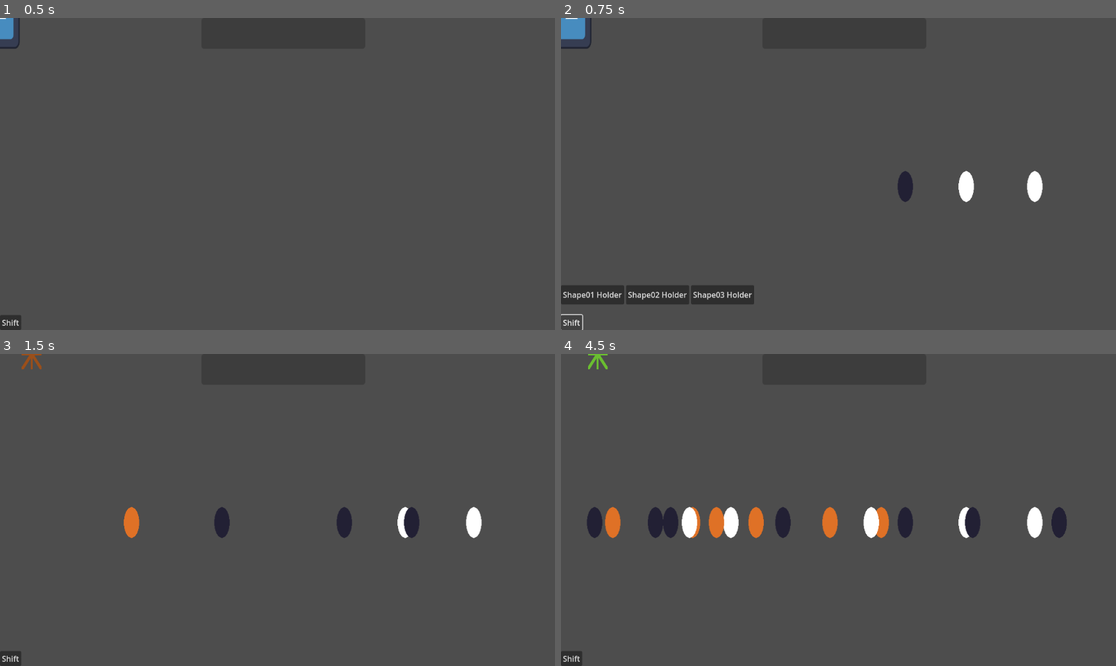
Above: before the commit, frames 1-4 (two rows, left to right).
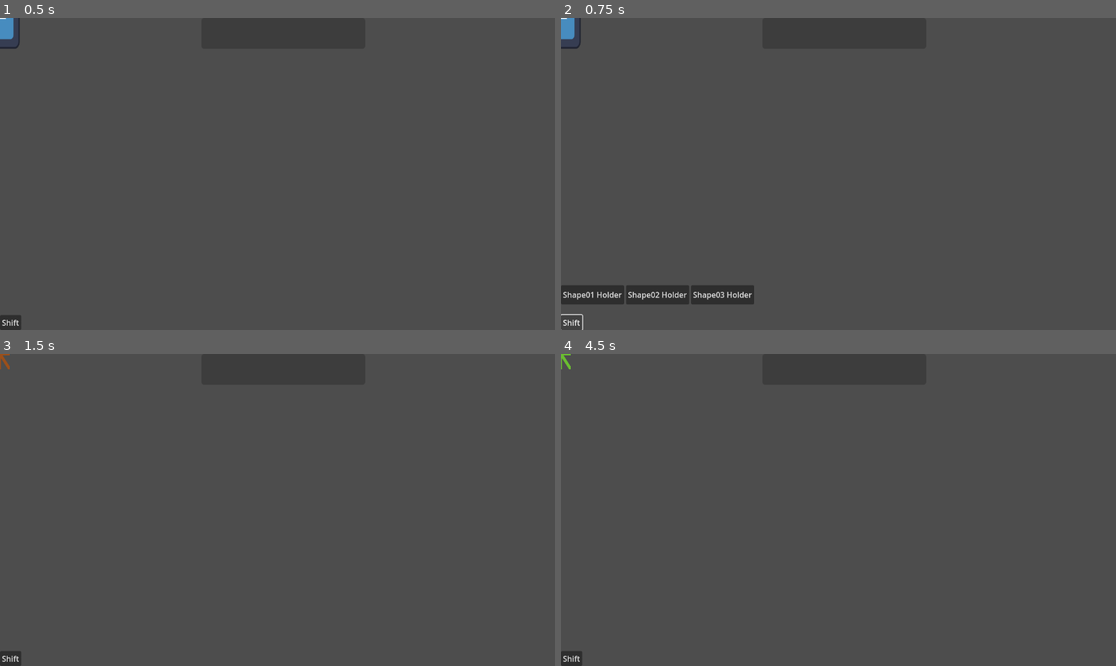
Above: after the commit, the same moments.

Repository: Xirogg/2D-PointandClick
Game: Godot game, scene res://Scenes/Characters/player.tscn
Two runs of this game, one before a commit and one after it. Both use one fixed random seed, a clock stepped at 60 frames per second and the inputs below. The engine's default icon, where the game draws it, is replaced by a stand-in: a white triangle on a blue panel in a dark square.
Inputs:
- Up to frame 1 (0.5 s): no input
- Up to frame 2 (0.75 s): click "Shift" at 0.5 s
- Up to frame 3 (1.5 s): click "Shape01 Holder" at 1.25 s
- Up to frame 4 (4.5 s): click "Shift" at 2 s; click "Shape02 Holder" at 2.75 s; click "Shift" at 3.5 s; click "Shape03 Holder" at 4.25 s

Frame 1 is identical in both runs. In frame 2, 0.9% of the frame differs, in the area x 0-87%, y 0-60%; in frame 3, 1.3%; in frame 4, 3.7%, in the area x 0-92%, y 0-60%.

Commit message:
Done in Uni

Diff:
--- a/Scripts/Characters/player.gd
+++ b/Scripts/Characters/player.gd
@@ -29,7 +29,7 @@
 
 
 
-func _input(event: InputEvent) -> void:
+func _unhandled_input(event: InputEvent) -> void:
 	if event.is_action_pressed("LMB (Single)"):
 		var mouse_postition = get_global_mouse_position()
 		mouse_postition = round(mouse_postition)
@@ -82,5 +82,5 @@
 
 	var bar_target = clamp(Global.Sussynes, sus_bar_min, sus_bar_max )
 	var tween = get_tree().create_tween()
-	var duration := 2
+	var duration := 0.5
 	tween.tween_property(sus_bar, "value", bar_target, duration).set_trans(Tween.TRANS_BOUNCE)
